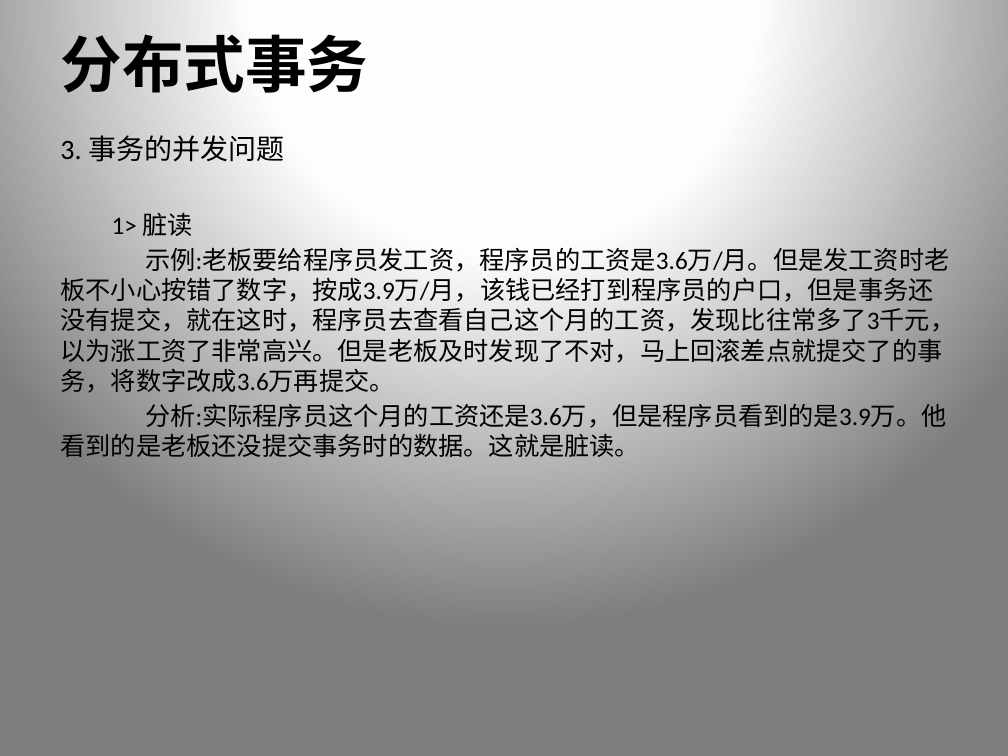
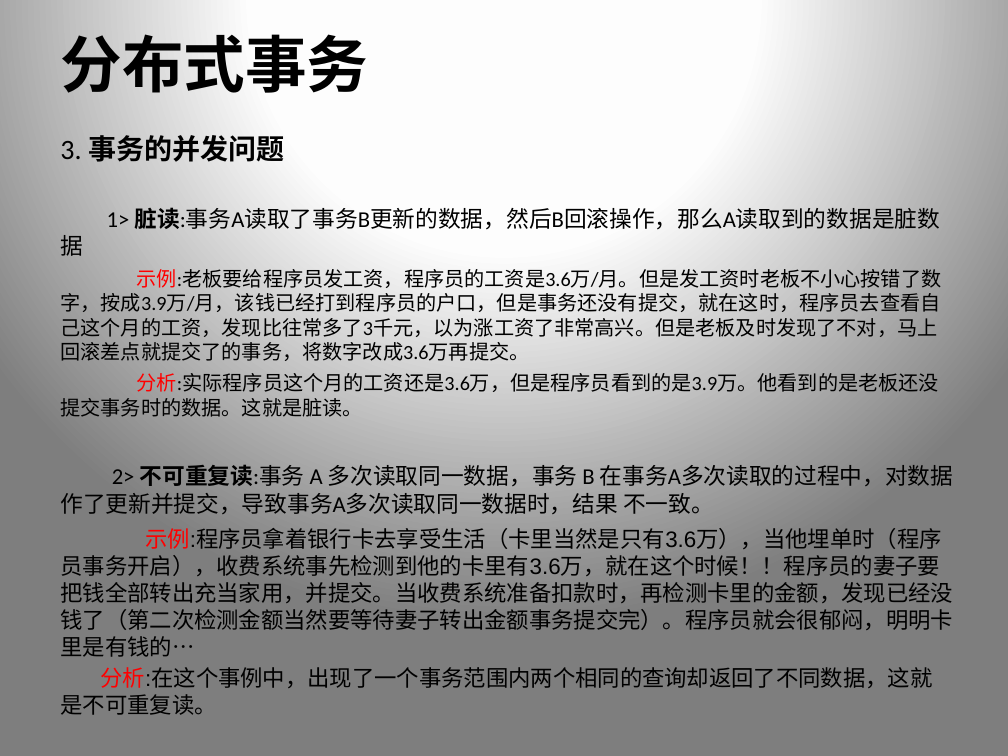
Before and after one commit to xiongpeter/study-notes, a slide deck: slide 4 of 我的.pptx. Drawn at 1008x756 pixels with LibreOffice and Linux fonts; fonts in the diff are those of the drawing. Boxes give left, top, right and bottom in pixels: in the first picture for what was removed or moved away, otherwise in the second. Text is boxed around its words. In the diff, an @@ line names an element or a change of style, - is before the commit and + after.

Commit message:
更新ppt

```diff
--- a/我的.pptx
+++ b/我的.pptx
@@ text at (60,131,942,417): bold on in "事务的并发问题"; size 18 to 14.4 pt, text colour #000000 to #FF0000 in "示例:老板要给程序员发工资，程序员的工资是3.6万/月。但是发工资时老板不小心按错了数字，按成3.9万/月，该钱已经打到 ...", "分析:实际程序员这个月的工资还是3.6万，但是程序员看到的是3.9万。他看到的是老板还没提交事务时的数据。这就是脏读。" @@
@@ text at (107,205,941,233): text changed; size 18 to 16.2 pt @@
-1> 脏读
+1> 脏读:事务A读取了事务B更新的数据，然后B回滚操作，那么A读取到的数据是脏数据
@@ text at (60,465,953,715): paragraphs added @@
+2> 不可重复读:事务 A 多次读取同一数据，事务 B 在事务A多次读取的过程中，对数据作了更新并提交，导致事务A多次读取同一数据时，结果 不一致。
+示例:程序员拿着银行卡去享受生活（卡里当然是只有3.6万），当他埋单时（程序员事务开启），收费系统事先检测到他的卡里有3.6万，就在这个时候！！程序员的妻子要把钱全部转出充当家用，并提交。当收费系统准备扣款时，再检测卡里的金额，发现已经没钱了（第二次检测金额当然要等待妻子转出金额事务提交完）。程序员就会很郁闷，明明卡里是有钱的…
+分析:在这个事例中，出现了一个事务范围内两个相同的查询却返回了不同数据，这就是不可重复读。
```
Also in this commit, not shown: 3 other slides changed, 1 slide added, 1 slide removed.
